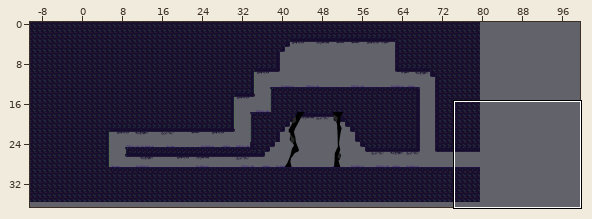
One commit to this Tiled map: Juegos de desarrollo/Marc/Assets/Maps/Zona_oniricaATC.tmx. Above: a wide view before the commit, with the close-up outlined.
Close-up. As it was:
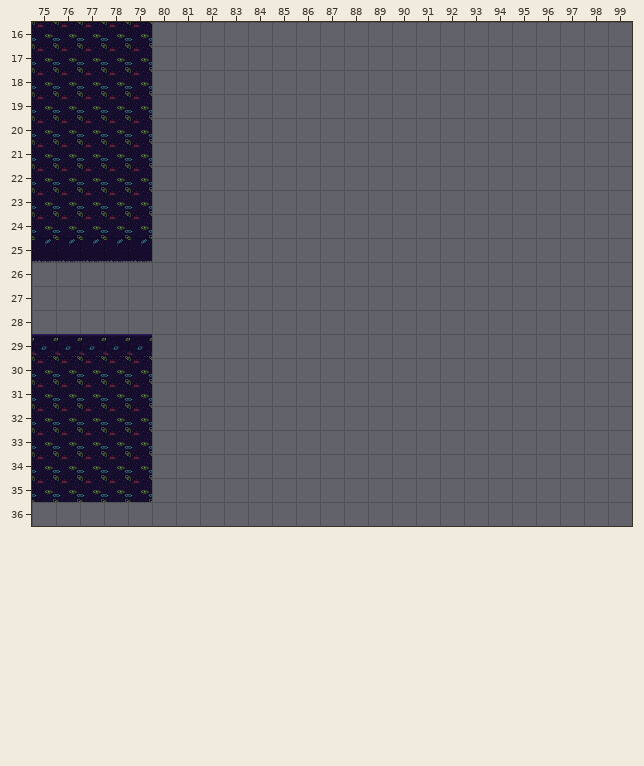
Cells are 64x64 px. Shown: x 75..99, y 16..36. The commit also changed other parts of the map, which this record leaves out.
After:
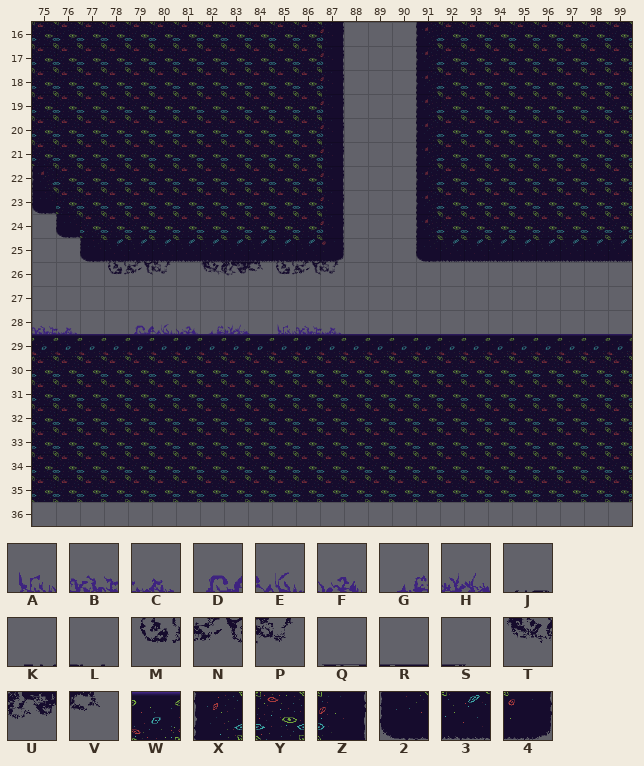
Key: from "Props": A 0, B 1, C 2, D 3, E 4, F 5, G 10, H 11, J 19, K 20, L 21, M 27, N 28, P 29, Q 35, R 36, S 37, T 43, U 44, V 45; from "Tileset_Zona_Onirica": W 1, X 8, Y 9, Z 10, 2 16, 3 17, 4 18.
_ is an empty cell.
The edit:
Layer "Capa de patrones 1":
y 16..21: x 80..87 ________ -> YYYYYYYZ; x 91..99 _________ -> XYYYYYYYY
y 22: x 75 Y -> X; x 80..87 ________ -> YYYYYYYZ; x 91..99 _________ -> XYYYYYYYY
y 23: x 75 Y -> 2; x 80..87 ________ -> YYYYYYYZ; x 91..99 _________ -> XYYYYYYYY
y 24: x 75..76 YY -> _2; x 80..87 ________ -> YYYYYYYZ; x 91..99 _________ -> XYYYYYYYY
y 25: x 75..77 333 -> __2; x 80..87 ________ -> 33333334; x 91..99 _________ -> 233333333
y 29: x 80..99 ____________________ -> WWWWWWWWWWWWWWWWWWWW
y 30..35: x 80..99 ____________________ -> YYYYYYYYYYYYYYYYYYYY
Layer "Props":
y 25: x 80 _ -> L; x 82..87 ______ -> QRSJKL
y 26: x 78..80 ___ -> MNP; x 82..87 ______ -> TUVMNP
y 28: x 75..76 __ -> BC; x 79..83 _____ -> DEFGH; x 85..87 ___ -> ABC
Pixel boxes of the changes (left, top, right, bottom) in both close-ups:
changed: (32, 22, 344, 276)
added: (416, 22, 632, 262)
added: (32, 326, 77, 334)
added: (134, 324, 632, 502)
